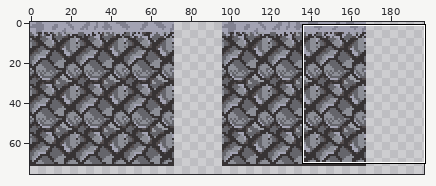
A sprite sheet gets an edit: Asset/TileSet/map3.png. The picture above shows the old version from afar; the outline marks the close-up.
Close-up. First the earlier version:
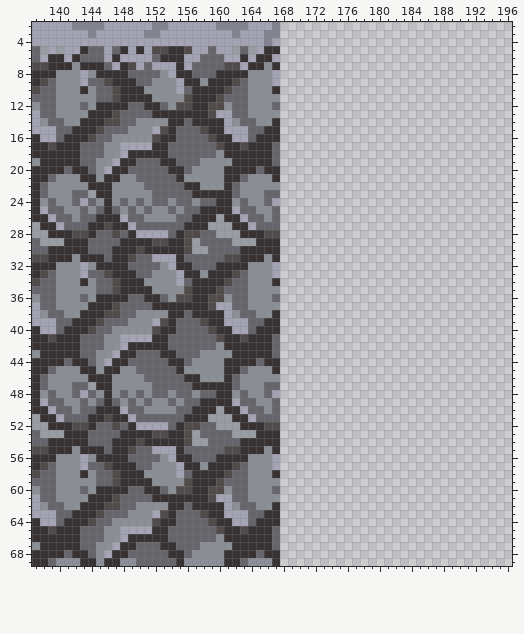
The file is 240x240 pixels. Shown: x 137..196, y 2..69. The wide view leaves out empty margins.
The same view after the edit:
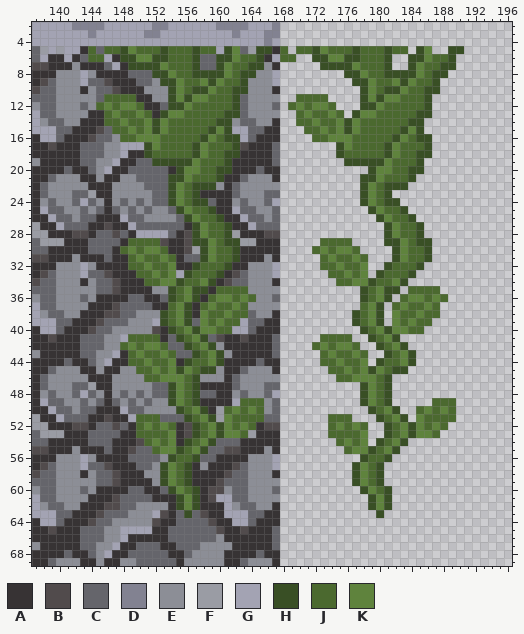
Palette (. is transparent): A #373334  B #514b4c  C #65656b  D #828291  E #8c8e96  F #9a9ca4  G #a3a3b3  H #394f25  J #4b692f  K #5f833d
Difference:
Changed rows in their new state; - is an unchanged pixel.
first column x 144:
 5 J-JJHKJJJHJJJHJJ-HK--HH-J-JJHKJJJHJJJHJJ-HK--HH
 6 JJ--HHKKHHJJJH--HHKJJH--JJ--HHKKHHJJJH--HHKJJH-
 7 -----HHHHKJJJH--HKJJHH-------HHHHKJJJH--HKJJHH-
 8 --------HHKJJHHHHKJHH-----------HHKJJHHHHKJHH--
 9 ---------HHKJJKHKJJH-------------HHKJJKHKJJH---
10 ----------HKJHHKJJHH--------------HKJHHKJJHH---
11 --JJJJ----HKHKKJJJH-------JJJJ----HKHKKJJJH----
12 -JKJKKJ---HHKJJJJJH------JKJKKJ---HHKJJJJJH----
13 --JKJJKJ-HKKJJJJJHH-------JKJJKJ-HKKJJJJJHH----
14 --JJKJJKHKJJJJJJHH--------JJKJJKHKJJJJJJHH-----
15 ---JJKJKHKJJJJJHKH---------JJKJKHKJJJJJHKH-----
16 ----JJKKKJJJJJHKJHH---------JJKKKJJJJJHKJHH----
17 -------HKJJJJHKJJJH------------HKJJJJHKJJJH----
18 -------HJJJJJHKJJHH------------HJJJJJHKJJHH----
19 --------HHHHHKJJJH--------------HHHHHKJJJH-----
20 -----------HKKJJHH-----------------HKKJJHH-----
21 ----------HHKJJJH-----------------HHKJJJH------
22 ----------HKJHHH------------------HKJHHH-------
23 ----------HKJH--------------------HKJH---------
24 ----------HKJHH-------------------HKJHH--------
25 -----------HKJJH-------------------HKJJH-------
26 ------------HKJJH-------------------HKJJH------
27 -------------HKJJH-------------------HKJJH-----
28 -------------HKJJH-------------------HKJJH-----
29 -----JJJJ----HHKJHH----------JJJJ----HHKJHH----
30 ----JKJKKJ----HKJJH---------JKJKKJ----HKJJH----
31 -----JKJJKJ---HKJJH----------JKJJKJ---HKJJH----
32 -----JJKJJK--HJJJH-----------JJKJJK--HJJJH-----
33 ------JJKJK-HJJJH-------------JJKJK-HJJJH------
34 -------JJKKHJJKH---------------JJKKHJJKH-------
35 ----------HJKHH-JJJJ--------------HJKHH-JJJJ---
36 ----------HJKH-JKKJKJ-------------HJKH-JKKJKJ--
37 ----------JKH-JKJJKJ--------------JKH-JKJJKJ---
38 ---------HJKH-KJJKJJ-------------HJKH-KJJKJJ---
39 ---------HJKH-KJKJJ--------------HJKH-KJKJJ----
40 ----------HJKHKKJJ----------------HJKHKKJJ-----
41 -----JJJJ--HJKH--------------JJJJ--HJKH--------
42 ----JKJKKJ--HJKH------------JKJKKJ--HJKH-------
43 -----JKJJKJ--HJKH------------JKJJKJ--HJKH------
44 -----JJKJJK-HJJKH------------JJKJJK-HJJKH------
45 ------JJKJKHKJHH--------------JJKJKHKJHH-------
46 -------JJKKKJH-----------------JJKKKJH---------
47 ----------HKJH--------------------HKJH---------
48 ----------HKJH--------------------HKJH---------
49 ----------HKJH-----JJJ------------HKJH-----JJJ-
50 -----------HJKH--JKJKJ-------------HJKH--JKJKJ-
51 ------JJJ---HJKH-KJJJJ--------JJJ---HJKH-KJJJJ-
52 ------JKJKJ--HJKHKJKJ---------JKJKJ--HJKHKJKJ--
53 ------JJJJK--HJKHKKJ----------JJJJK--HJKHKKJ---
54 -------JKJK-HJKH---------------JKJK-HJKH-------
55 --------JKKHJKH-----------------JKKHJKH--------
56 ----------HJJH--------------------HJJH---------
57 ---------HKJH--------------------HKJH----------
58 ---------HKJH--------------------HKJH----------
59 ---------HKJH--------------------HKJH----------
60 ----------HKJH--------------------HKJH---------
61 -----------HKH---------------------HKH---------
62 -----------HKH---------------------HKH---------
63 ------------H-----------------------H----------
Changed places in both close-ups, as pixel boxes (x1, y1, x2, y2):
changed: (88, 46, 464, 518)
